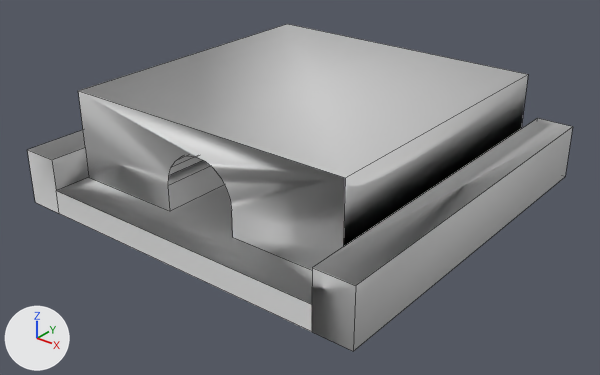
What one commit did to the OBJ model 3d/mini-golf/Tunnel_narrow_01.obj.
Both versions are drawn from a camera (50 mm lens) standing at (5.17, -3.2, 2.9) and looking at (1.55, 1.32, 0.1). The lights are fixed; the arrows at lower left show +X, +Y and +Z. Mesh edges are drawn as thin lines. Where no turn or scale is listed for an object, it has been applied to the vertices.

Objects in the first picture: 'Tunnel_narrow_01'.
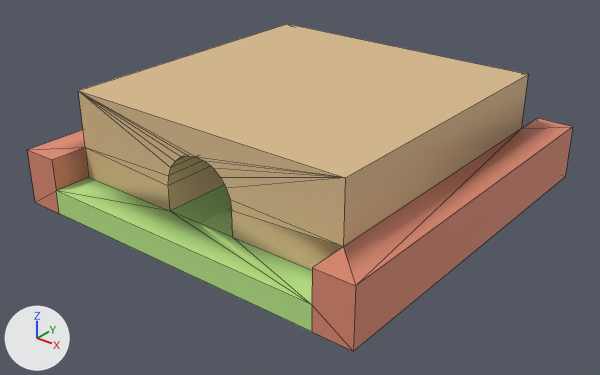
Changed parts and their boxes [x1, y1, x2, y2] in the pictures (600 x 375 px):
'Tunnel_narrow_01', recoloured, reshaped (white to beige): [27, 24, 573, 351] in both
part 1 of me_tunnel_narrow_01, built on: [27, 91, 572, 351] in both
part 2 of me_tunnel_narrow_01, recoloured: [353, 127, 573, 351] in both
part 3 of me_tunnel_narrow_01, recoloured: [169, 156, 203, 176] in both
part 4 of me_tunnel_narrow_01, recoloured: [52, 148, 89, 191] in both
part 5 of me_tunnel_narrow_01, recoloured (white to green): [56, 191, 312, 332] in both

The change in detail:
Material 'Brown' (mat_brown) changes colour from white #e7e7e7 to beige #dabb8d; in linear values from (0.8, 0.8, 0.8) to (0.698, 0.494, 0.267).
Material 'Green.012' (mat_green_012) is new.
Its base color is (0.475, 0.788, 0.239) (green #b7e686).
Its roughness is 0.69.
Material 'Red.012' (mat_red_012) is new.
Its base color is (0.71, 0.247, 0.161) (beige #db8870).
Its roughness is 0.69.
me_tunnel_narrow_01 is used by ob_tunnel_narrow_01; location (0.0, 0.0, 0.0).
me_tunnel_narrow_01 had 62 vertices, 39 faces and spanned x 0.0..3.0, y 0.0..3.0, z 0.0..0.89.
me_tunnel_narrow_01 no longer uses material mat_green (white #e7e7e7).
me_tunnel_narrow_01 now has 62 vertices, 87 faces and spans x 0.0..3.0, y 0.0..3.0, z 0.0..0.89.
Part 1, on me_tunnel_narrow_01:
25 faces are deleted.
23 new faces join them, mat_red_012 (beige #db8870).
10 new faces join them, mat_green_012 (green #b7e686).
40 new faces join them, mat_brown (beige #dabb8d).
me_tunnel_narrow_01 part 2: 6 faces spanning x 0.0..3.0, y 0.0..3.0, z 0.0..0.44 switch from mat_red (white #e7e7e7) to mat_red_012 (beige #db8870).
me_tunnel_narrow_01 part 3: 10 faces spanning x 1.21..1.8, y 0.3..2.7, z 0.19..0.69 switch from mat_backcolor (white #e7e7e7) to mat_brown (beige #dabb8d).
me_tunnel_narrow_01 part 4: 4 faces spanning x 0.3..2.7, y 0.0..3.0, z 0.19..0.44 switch from mat_backcolor (white #e7e7e7) to mat_red_012 (beige #db8870).
me_tunnel_narrow_01 part 5: 1 face spanning x 0.3..2.7, y 0.0, z 0.0..0.19 switches from mat_backcolor (white #e7e7e7) to mat_green_012 (green #b7e686).
me_tunnel_narrow_01 part 6: the surface is now shaded flat.
me_tunnel_narrow_01 now uses material mat_green_012 (green #b7e686).
